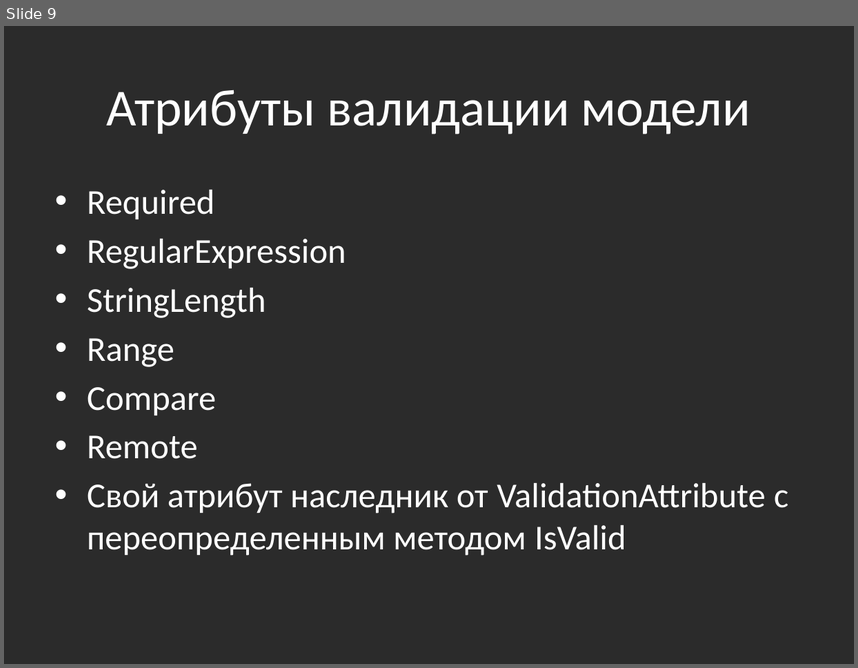
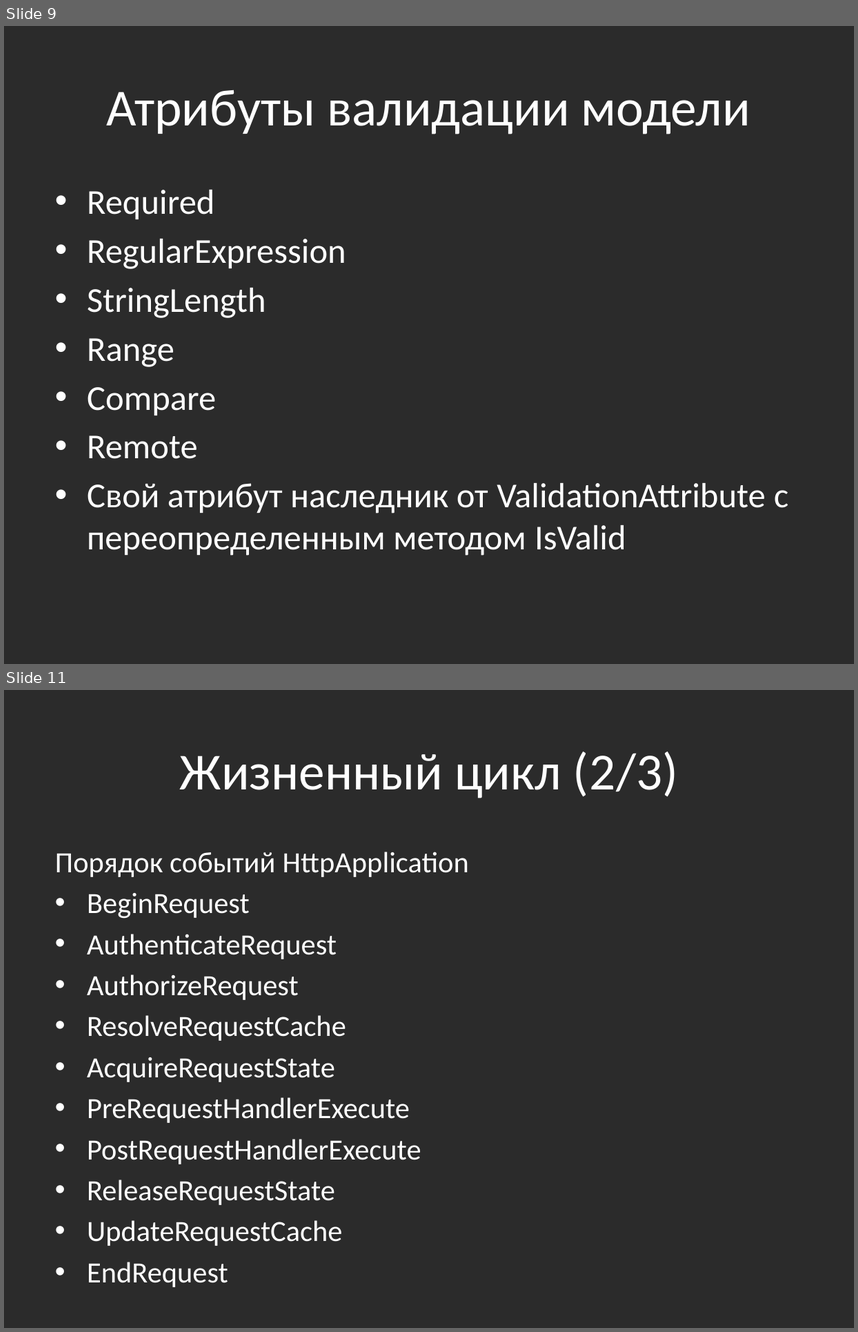
Before and after one commit to bazile/AspNetMvcTraining, a slide deck: asp-net-mvc.pptx. Shown one above the other, each under a label of ours: slide 9 before the commit, slides 9 and 11 after it; the slides between them are not shown. The pictures are 858x668 and 858x1332 pixels, drawn with LibreOffice and Linux fonts; fonts in the diff are those of the drawing; background and template pictures are left out; a plain dark background stands for a picture behind light text. Boxes give left, top, right and bottom in pixels: in the first picture for what was removed or moved away, otherwise in the second. Text is boxed around its words. In the diff, an @@ line names an element or a change of style, - is before the commit and + after.

```diff
--- a/asp-net-mvc.pptx
+++ b/asp-net-mvc.pptx
@@ slide 11 added at (4, 690, 854, 1328), background picture (left out) @@
@@ title added at (180, 751, 678, 798), 44 pt, text #FFFFFF @@
+Жизненный цикл (2/3)
@@ text added at (55, 851, 469, 1245), 24.8 pt, text #FFFFFF @@
+Порядок событий HttpApplication
+• BeginRequest
+• AuthenticateRequest
+• AuthorizeRequest
+• ResolveRequestCache
+• AcquireRequestState
+• PreRequestHandlerExecute
+• PostRequestHandlerExecute
+• ReleaseRequestState
+• UpdateRequestCache
+• EndRequest
```
Also in this commit, not shown: 1 slide changed, 2 other slides added, 1 other file.
